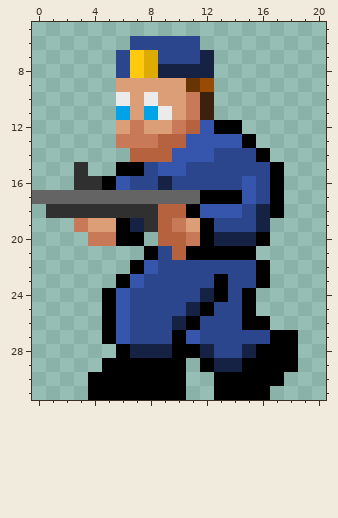
File history of a pixel-art sprite, Save The Count/asset/police_walk.png. The picture above was drawn from the file before the commit.
The file is 32x32 pixels. Shown: x 0..20, y 5..31.
After:
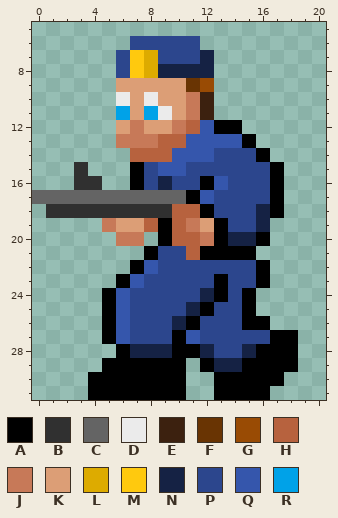
Palette (. is transparent): A #000000  B #303030  C #646464  D #ebebeb  E #3c210f  F #693403  G #994b04  H #b7623e  J #c77958  K #dc9e76  L #ddab00  M #ffc90e  N #152244  P #2c468d  Q #3556ac  R #00a2e8
Difference:
@@ x 0..20 @@
 14 .......HHHQQQPPPA....
-15 ...B..AAPQQPPPPPPA...
-16 ...BBAQPPNPPPPPQPA...
-17 CCCCCCCCCCCCAAAQPA...
-18 .BBBBBBBBHHAQQQPNA...
-19 ...JKKANBHJKAPPPN....
-20 ....JJAA.HHJANNNA....
-21 ........APHAAAAA.....
+15 ...B...APQQPPPPPPA...
+16 ...BB..APNPPAQPPPA...
+17 CCCCCCCCCCCAQPPPPA...
+18 .BBBBBBBBBHHAPPPNA...
+19 .....JKKHAHJKAPPN....
+20 ......JJ.AHHJANNA....
+21 ........APPHAAAA.....
 22 .......AQPPPPPPPA....
Pixel boxes of the changes (left, top, right, bottom) in both pictures:
changed: (74, 162, 256, 260)
